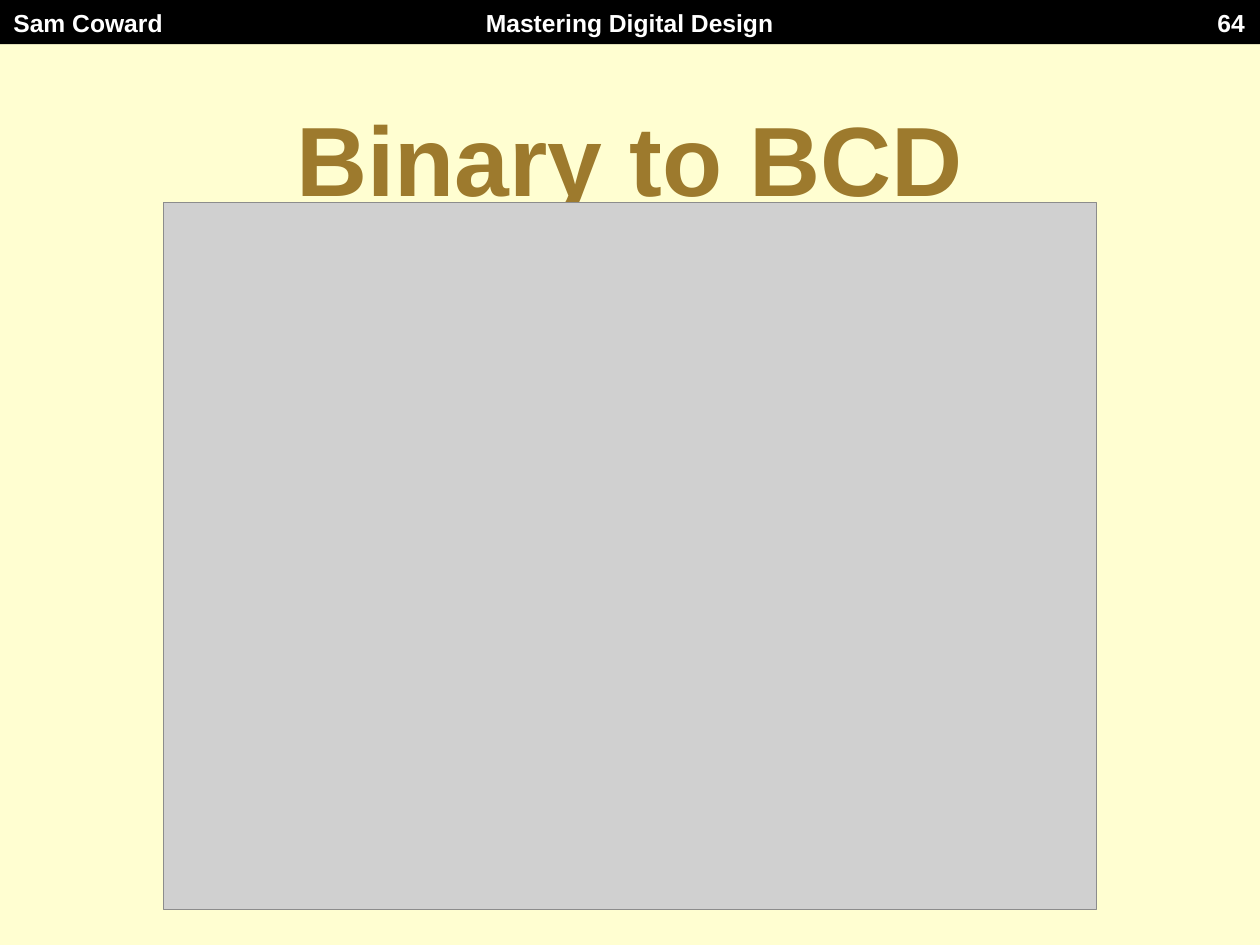
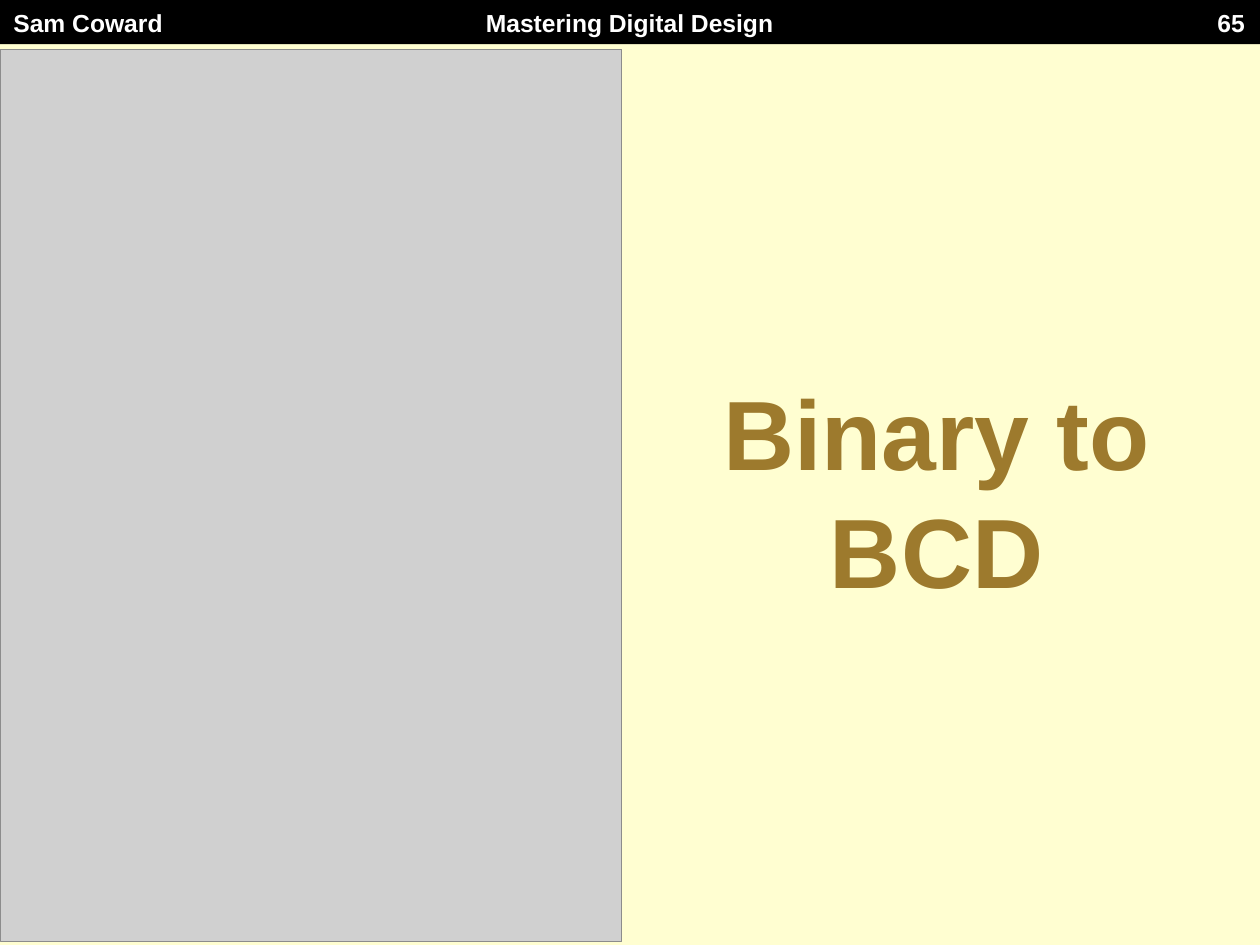
Before and after one commit to Mastering-Digital-Design/Lab-Module, a slide deck: slide 65 of lectures/lecture2.pptx (slide 64 before the commit). Drawn at 1260x945 pixels with LibreOffice and Linux fonts; fonts in the diff are those of the drawing; grey boxes stand for pictures. Boxes give left, top, right and bottom in pixels: in the first picture for what was removed or moved away, otherwise in the second. Text is boxed around its words. In the diff, an @@ line names an element or a change of style, - is before the commit and + after.

```diff
--- a/lectures/lecture2.pptx
+++ b/lectures/lecture2.pptx
@@ page number at <box>1217,15,1244,33</box>: text changed @@
-64
+65
@@ picture added at <box>1,50,622,942</box> @@
@@ picture removed at <box>164,203,1097,910</box> @@
@@ title "Binary to BCD" rewrapped from <box>296,124,963,215</box> to <box>723,398,1150,589</box> @@
```
Also in this commit, not shown: 17 other slides changed, 1 slide added, 1 other file.
